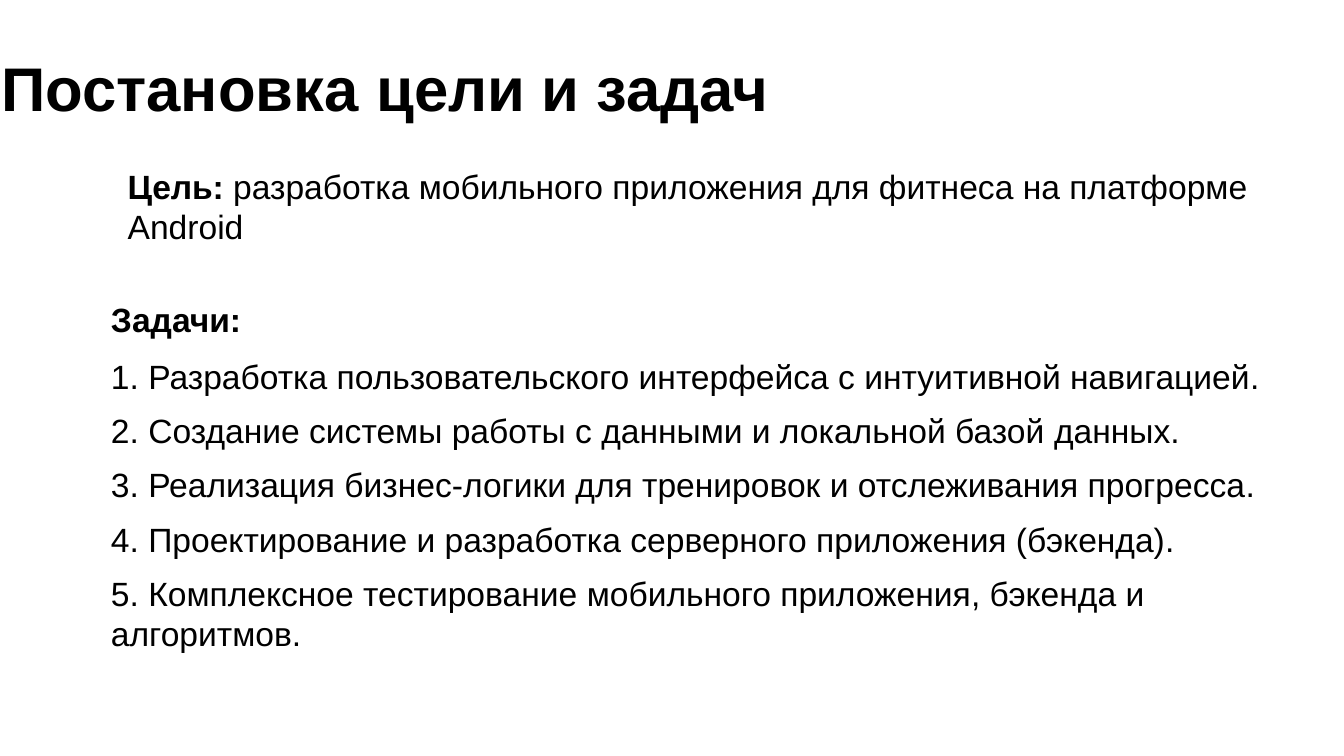
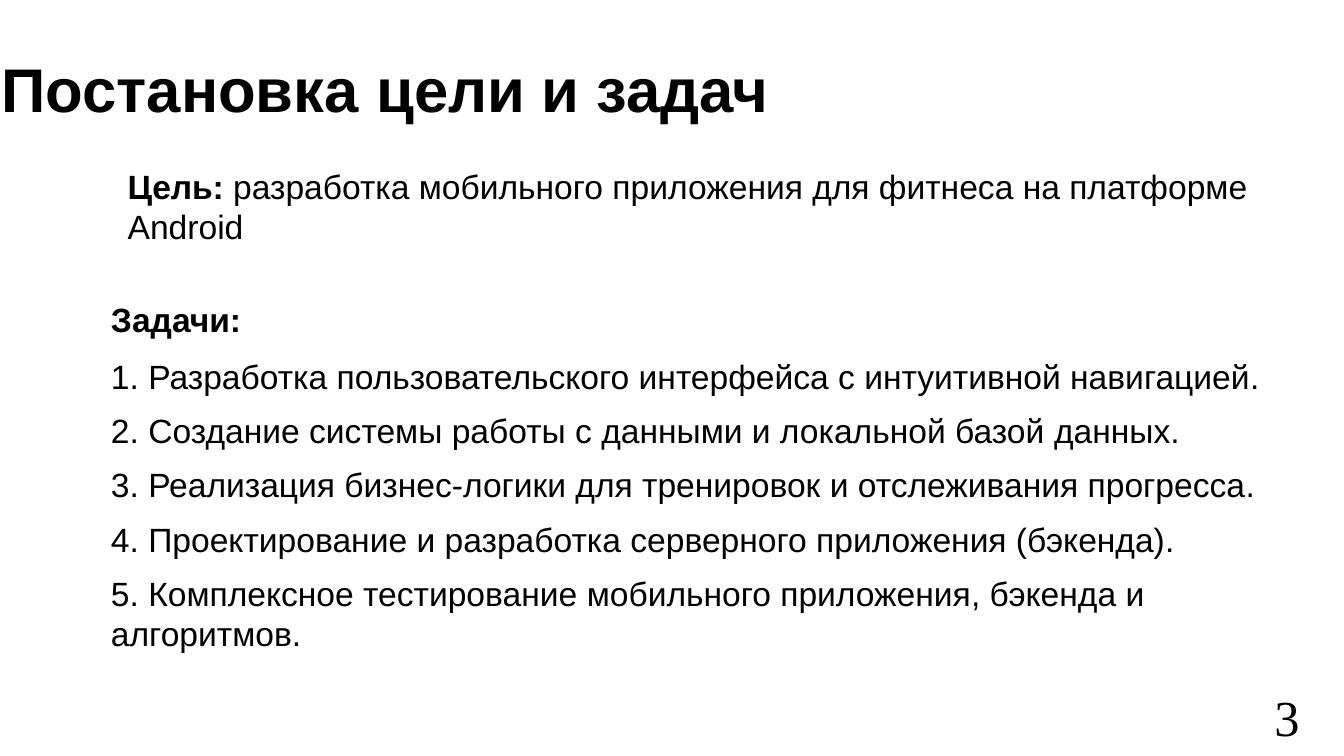
Before and after one commit to vafeenHub/VSU-scientific-activities_6-7-8-semester, a slide deck: slide 3 of src/works/diploma/presentation.odp. Drawn at 1344x756 pixels with LibreOffice and Linux fonts; fonts in the diff are those of the drawing. Boxes give left, top, right and bottom in pixels: in the first picture for what was removed or moved away, otherwise in the second. Text is boxed around its words. In the diff, an @@ line names an element or a change of style, - is before the commit and + after.

```diff
--- a/src/works/diploma/presentation.odp
+++ b/src/works/diploma/presentation.odp
@@ text added at bbox=[1274, 702, 1299, 737], 36 pt, text #000000 @@
+3
```
Also in this commit, not shown: 7 other slides changed, 8 other files.
